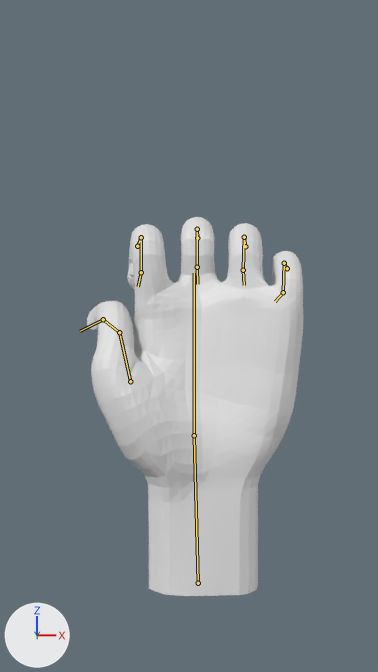
The Blender file The_Hand_Animated.blend, before and after one commit.
One viewpoint serves both versions: the file's camera 'PhoneCamera'. The axes (+X, +Y, +Z) are drawn at lower left. The lights are the same throughout. The first picture is the older version. Both versions are drawn at frame 15 of the action 'Action_Fist'; the numbers are the values there. The bones that bend it are drawn over the model as lines.

The first picture shows 'Hand_Mesh'.
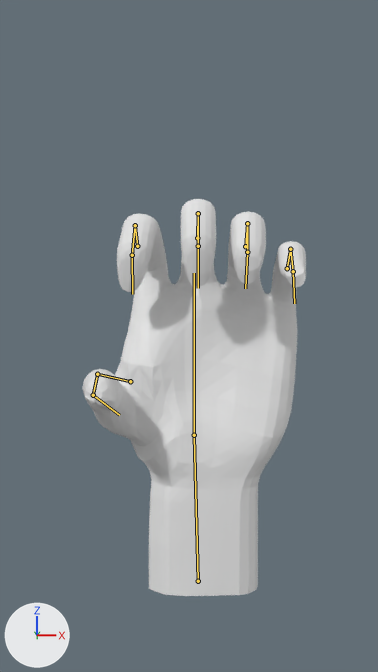
The edits, one by one:
Bone 'thumb.01' (bone_thumb_01) turns from (-25, 20, -35) to (28, -18, 38) degrees about its own x, y and z.
Bone 'thumb.02' (bone_thumb_02) turns from (-45, 0, -20) to (45, 0, 20) degrees about its own x, y and z.
Bone 'thumb.03' (bone_thumb_03) turns from (-45, 0, 0) to (50, 0, 0) degrees about its own x, y and z.
Bone 'index.01' (bone_index_01) turns from (-70, 0, 0) to (65, 0, 0) degrees about its own x, y and z.
Bone 'index.02' (bone_index_02) turns from (-90, 0, 0) to (80, 0, 0) degrees about its own x, y and z.
Bone 'index.03' (bone_index_03) turns from (-70, 0, 0) to (65, 0, 0) degrees about its own x, y and z.
Bone 'middle.01' (bone_middle_01) turns from (-70, 0, 0) to (65, 0, 0) degrees about its own x, y and z.
Bone 'middle.02' (bone_middle_02) turns from (-90, 0, 0) to (80, 0, 0) degrees about its own x, y and z.
Bone 'middle.03' (bone_middle_03) turns from (-70, 0, 0) to (65, 0, 0) degrees about its own x, y and z.
Bone 'ring.01' (bone_ring_01) turns from (-70, 0, 0) to (65, 0, 0) degrees about its own x, y and z.
Bone 'ring.02' (bone_ring_02) turns from (-90, 0, 0) to (80, 0, 0) degrees about its own x, y and z.
Bone 'ring.03' (bone_ring_03) turns from (-70, 0, 0) to (65, 0, 0) degrees about its own x, y and z.
Bone 'pinky.01' (bone_pinky_01) turns from (-70, 0, 0) to (65, 0, 0) degrees about its own x, y and z.
Bone 'pinky.02' (bone_pinky_02) turns from (-90, 0, 0) to (80, 0, 0) degrees about its own x, y and z.
Bone 'pinky.03' (bone_pinky_03) turns from (-70, 0, 0) to (65, 0, 0) degrees about its own x, y and z.

What differs and where, as boxes (x1, y1, x2, y2) in the pictures (378 x 672 px):
'Hand_Mesh', posed: before (87, 217, 303, 596); after (82, 199, 306, 596)
bone 'thumb.01', root to tip: before (130, 381) to (119, 332); after (130, 381) to (97, 374)
bone 'thumb.02', root to tip: before (119, 332) to (103, 319); after (97, 374) to (93, 395)
bone 'thumb.03', root to tip: before (103, 319) to (80, 331); after (93, 395) to (119, 415)
bone 'index.01', root to tip: before (137, 246) to (141, 237); after (137, 246) to (135, 225)
bone 'index.02', root to tip: before (141, 237) to (141, 272); after (135, 225) to (132, 255)
bone 'index.03', root to tip: before (141, 272) to (138, 286); after (132, 255) to (132, 294)
bone 'middle.01', root to tip: before (197, 238) to (197, 229); after (197, 238) to (198, 213)
bone 'middle.02', root to tip: before (197, 229) to (197, 267); after (198, 213) to (198, 246)
bone 'middle.03', root to tip: before (197, 267) to (197, 284); after (198, 246) to (198, 288)
bone 'ring.01', root to tip: before (245, 246) to (244, 237); after (245, 246) to (247, 223)
bone 'ring.02', root to tip: before (244, 237) to (243, 270); after (247, 223) to (247, 252)
bone 'ring.03', root to tip: before (243, 270) to (244, 285); after (247, 252) to (245, 288)
bone 'pinky.01', root to tip: before (287, 268) to (284, 263); after (287, 268) to (290, 249)
bone 'pinky.02', root to tip: before (284, 263) to (283, 292); after (290, 249) to (293, 271)
bone 'pinky.03', root to tip: before (283, 292) to (275, 301); after (293, 271) to (294, 303)
